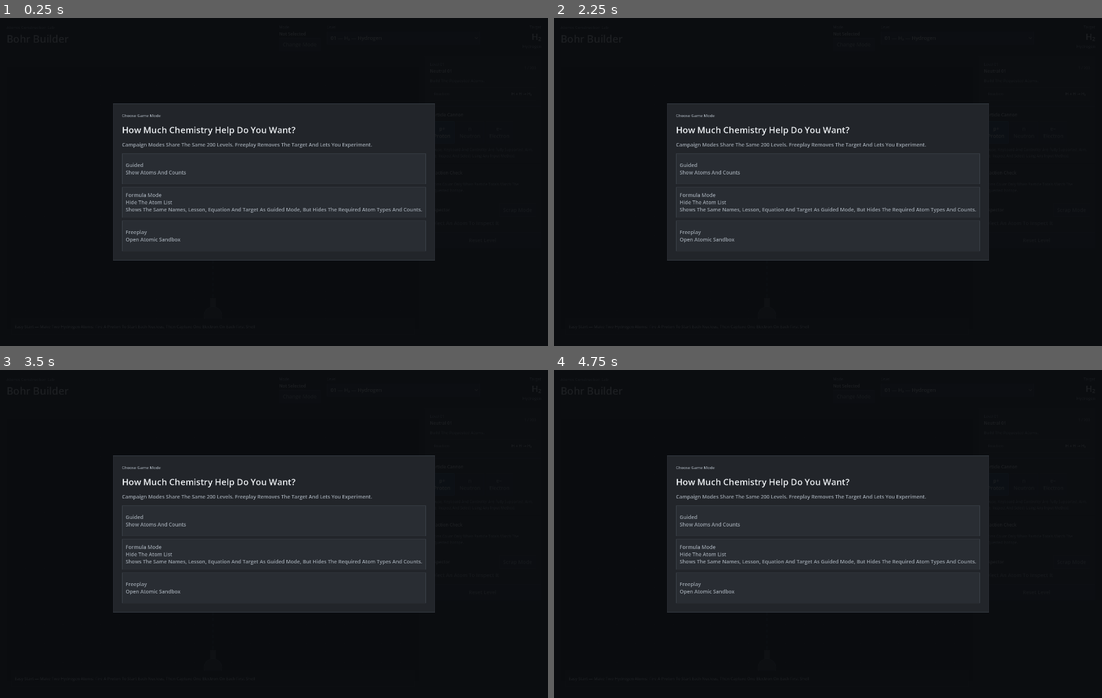
Above: before the commit, frames 1-4 (two rows, left to right).
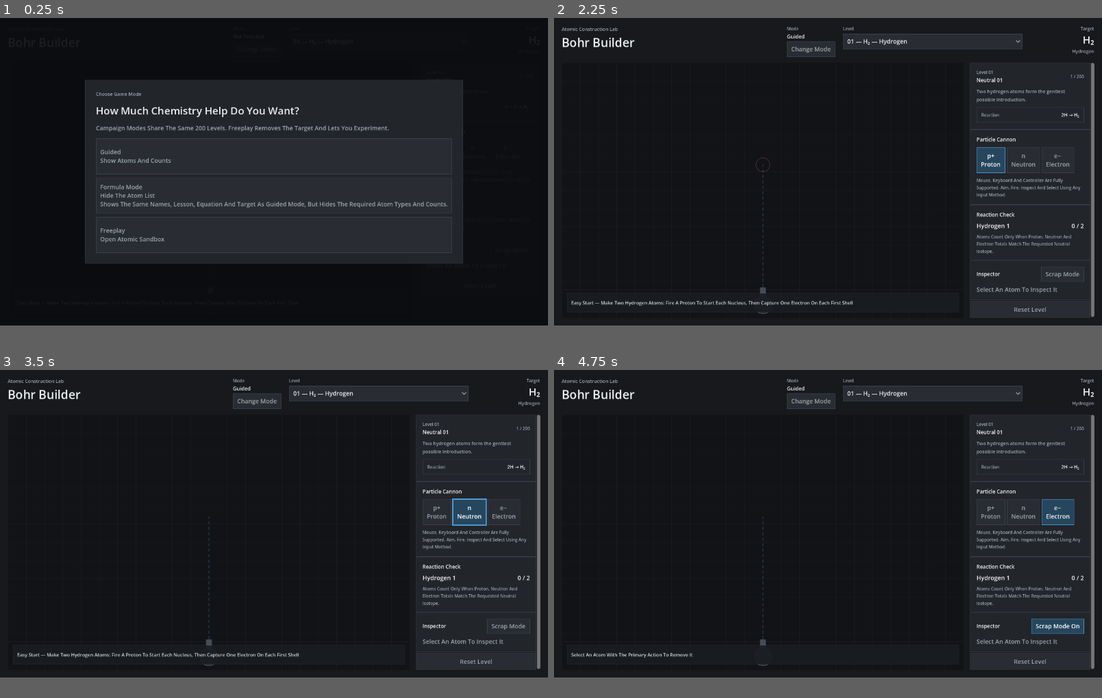
Above: after the commit, the same moments.

Repository: CambellJSmith/Bohr-Builder
Game: Godot game, scene res://godot/bohr_builder_oddity.tscn
Same seed, same stepped clock (60 frames per second), same inputs: the game is played once before the commit and once after it. Before the commit the project starts from res://godot/bohr_builder_native.tscn.
Inputs:
- Up to frame 1 (0.25 s): no input
- Up to frame 2 (2.25 s): click "Change Mode" at 0.5 s; click "01 — H₂ — Hydrogen" at 1.25 s; click "p+ Proton" at 2 s
- Up to frame 3 (3.5 s): click "n Neutron" at 2.75 s
- Up to frame 4 (4.75 s): click "e− Electron" at 3.5 s; click "Scrap Mode" at 4.25 s
In our replay, the window is 800x480 before the commit and 800x450 after it. These sizes can differ from the game's own. Grey fills any space a smaller window leaves; there, only what the larger window draws over its background counts as a difference.

The runs differ from the first frame. In frame 1, 12% of the frame differs, in the area x 15-85%, y 18-75%; in frame 2, 32%, in the area x 1-99%, y 2-92%; in frame 3, 32%; in frame 4, 32%.

Commit message:
Enable Oddity shared settings integration

Diff:
--- a/project.godot
+++ b/project.godot
@@ -6,17 +6,18 @@
 [application]
 
 config/name="Bohr Builder"
-run/main_scene="res://godot/bohr_builder_native.tscn"
+run/main_scene="res://godot/bohr_builder_oddity.tscn"
 config/features=PackedStringArray("4.7", "GL Compatibility")
 
 [autoload]
 
-SoundEffects="*res://godot/audio/sound_effects.gd"
+OdditySettings="*res://godot/settings/oddity_settings.gd"
+SoundEffects="*res://godot/audio/oddity_sound_effects.gd"
 SoundEffectRouter="*res://godot/audio/sound_effect_router.gd"
 ResponsiveLayout="*res://godot/ui/responsive_layout.gd"
 ModeClickRouter="*res://godot/ui/mode_click_router.gd"
 FormulaModePresenter="*res://godot/ui/campaign_mode_presenter.gd"
-ReactionPresentation="*res://godot/ui/reaction_presentation.gd"
+ReactionPresentation="*res://godot/ui/oddity_reaction_presentation.gd"
 
 [debug]
 
